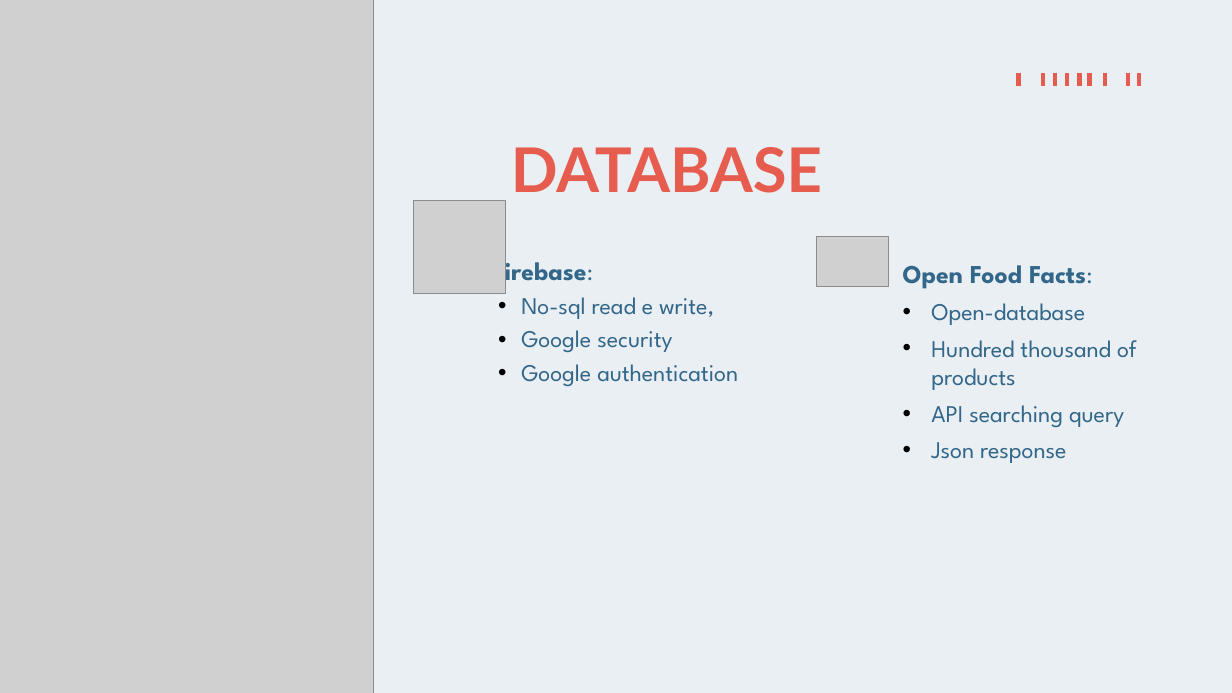
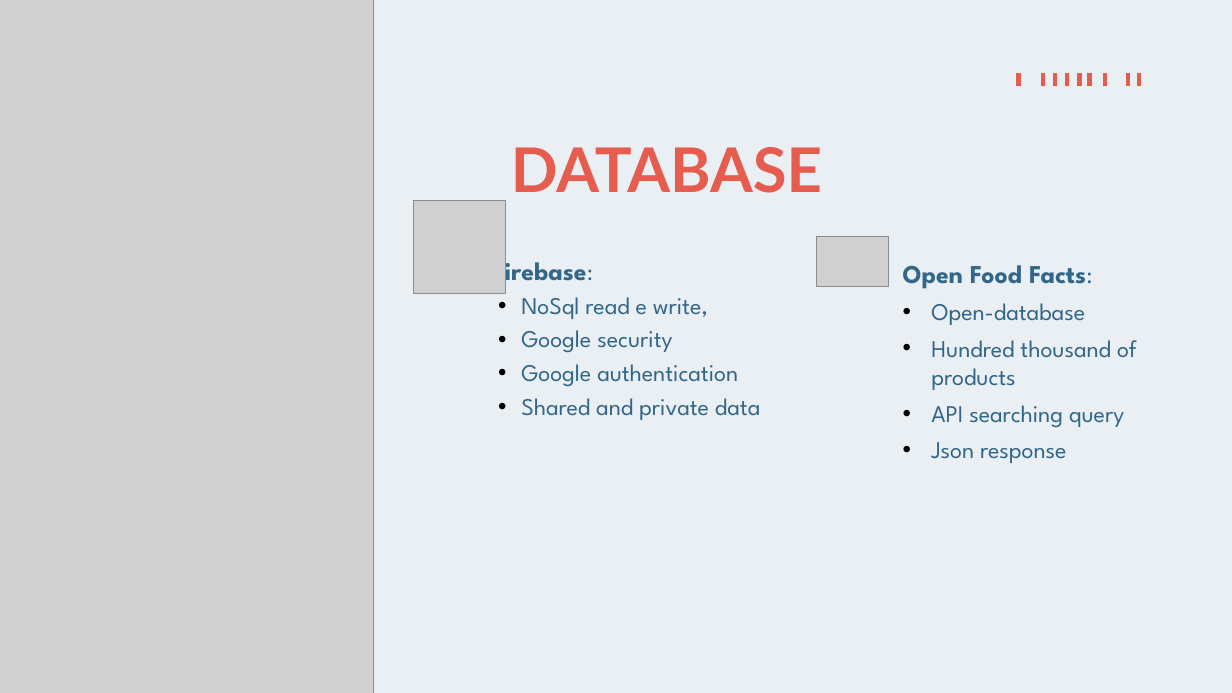
Before and after one commit to Ciuse/Bealthy_app, a slide deck: slide 7 of Presentazione/Presentazione Bealthy.pptx. Drawn at 1232x693 pixels with LibreOffice and Linux fonts; fonts in the diff are those of the drawing; grey boxes stand for pictures. Boxes give left, top, right and bottom in pixels: in the first picture for what was removed or moved away, otherwise in the second. Text is boxed around its words. In the diff, an @@ line names an element or a change of style, - is before the commit and + after.

```diff
--- a/Presentazione/Presentazione Bealthy.pptx
+++ b/Presentazione/Presentazione Bealthy.pptx
@@ text at (521, 297, 708, 319): text changed @@
-• No-sql read e write,
+• NoSql read e write,
@@ text at (521, 398, 760, 420): paragraph added @@
+• Shared and private data
```
Also in this commit, not shown: 4 other slides changed.
